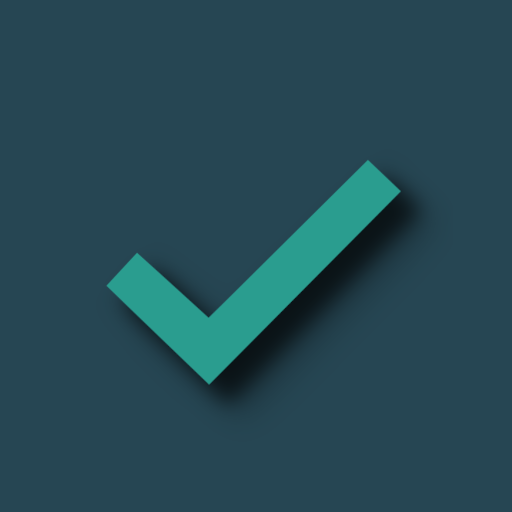
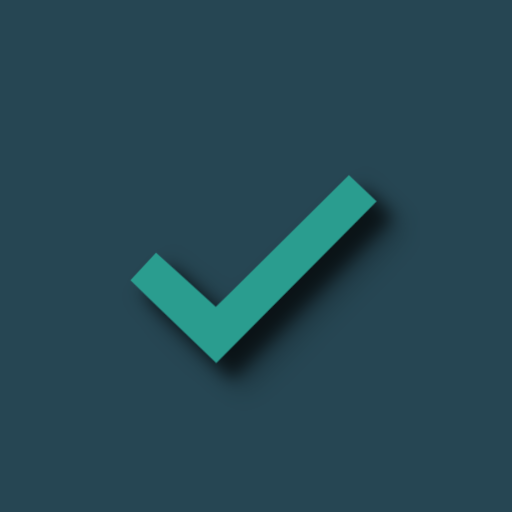
Before/after of a (512, 512) layered artwork. What changed in the layer stack:
painted on "tick" over [106, 159, 445, 429]
